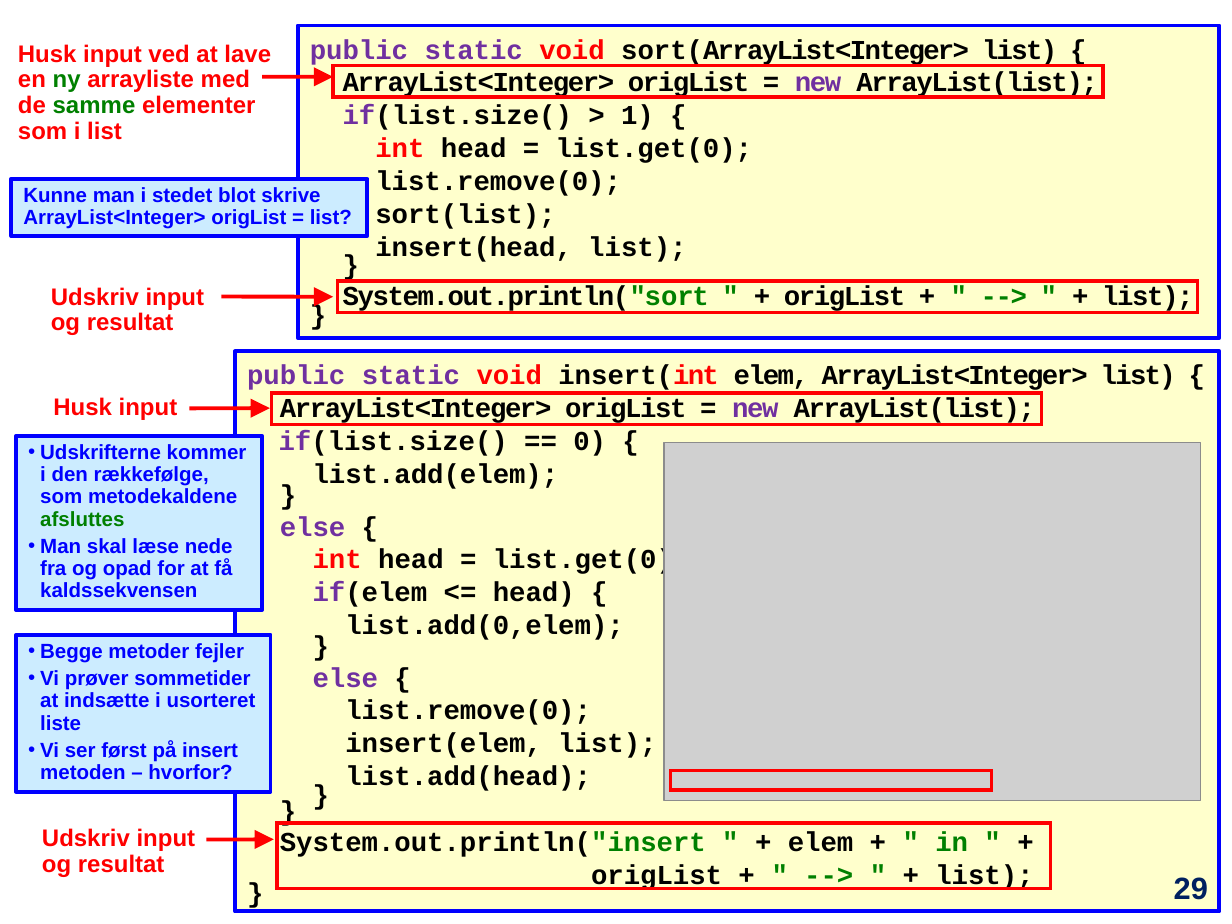
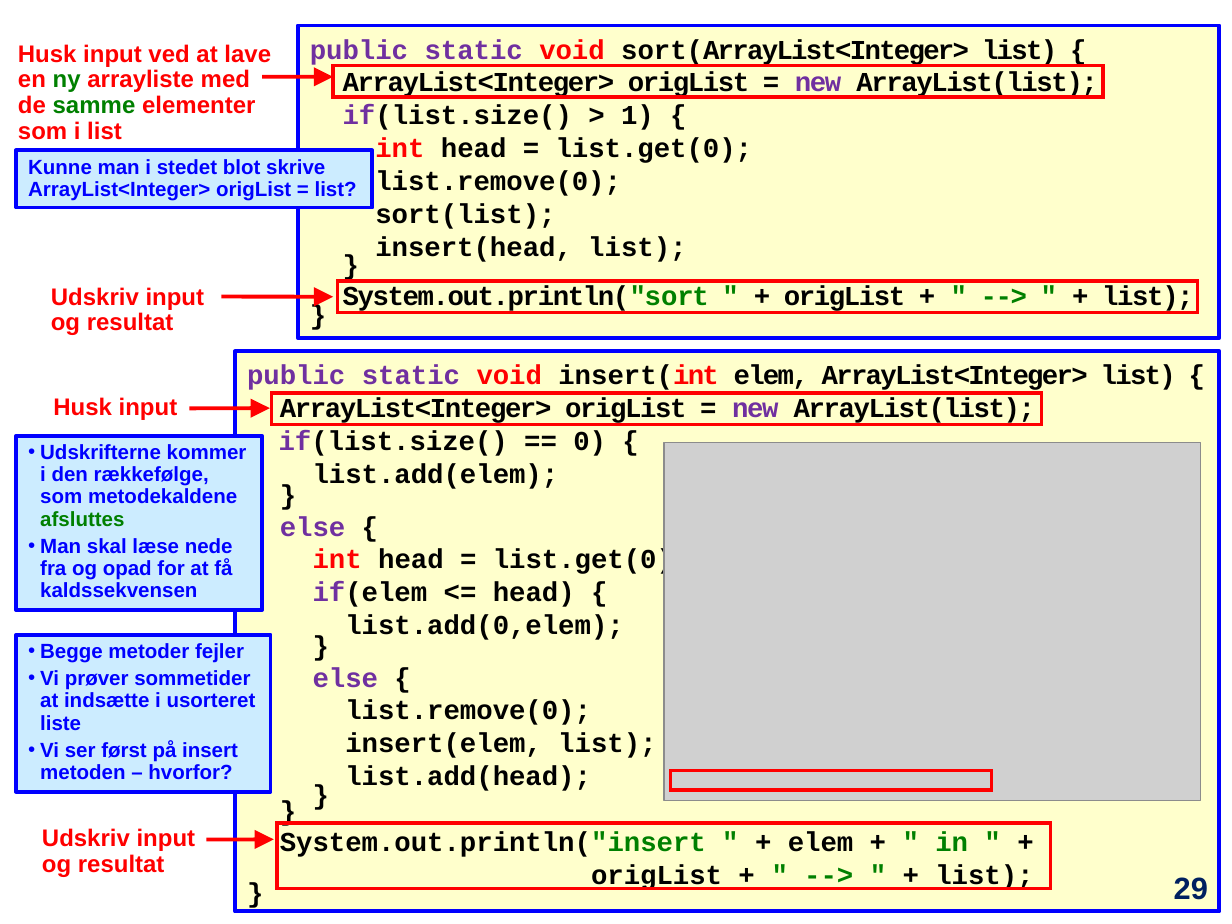
Before and after one commit to IntProgAU/Materiale, a slide deck: slide 29 of web/e23/uge_10/Slides-Uge10.pptx. Drawn at 1232x924 pixels with LibreOffice and Linux fonts; fonts in the diff are those of the drawing; grey boxes stand for pictures. Boxes give left, top, right and bottom in pixels: in the first picture for what was removed or moved away, otherwise in the second. Text is boxed around its words. In the diff, an @@ line names an element or a change of style, - is before the commit and + after.

```diff
--- a/web/e23/uge_10/Slides-Uge10.pptx
+++ b/web/e23/uge_10/Slides-Uge10.pptx
@@ rectangle "Kunne man i stedet blot ...": place and size @@
-rectangle "Kunne man i stedet blot ..." at [11, 179, 367, 235]
+rectangle "Kunne man i stedet blot ..." at [16, 150, 372, 207]
```
Also in this commit, not shown: 7 other slides changed, 3 other files.
